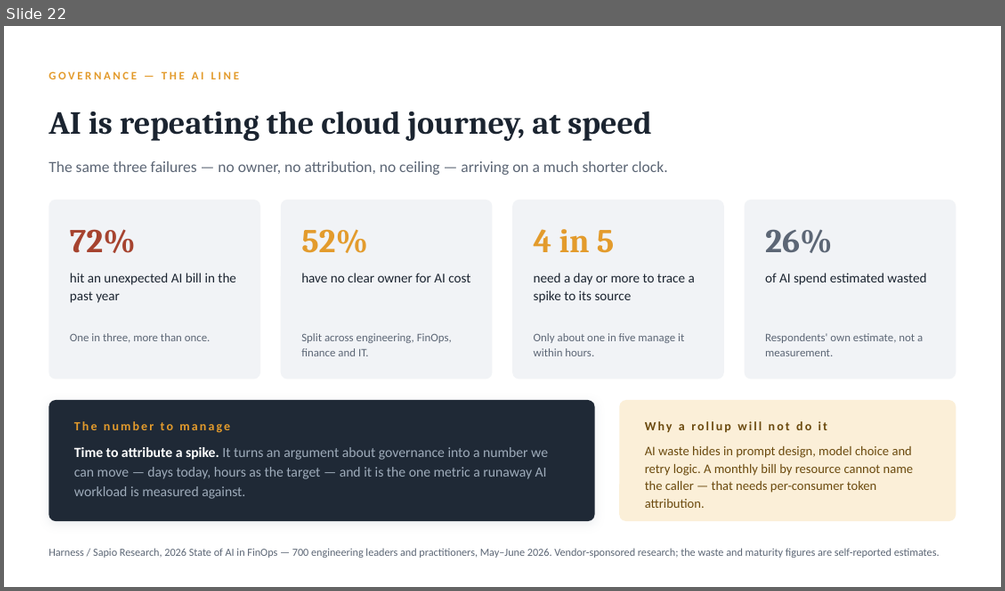
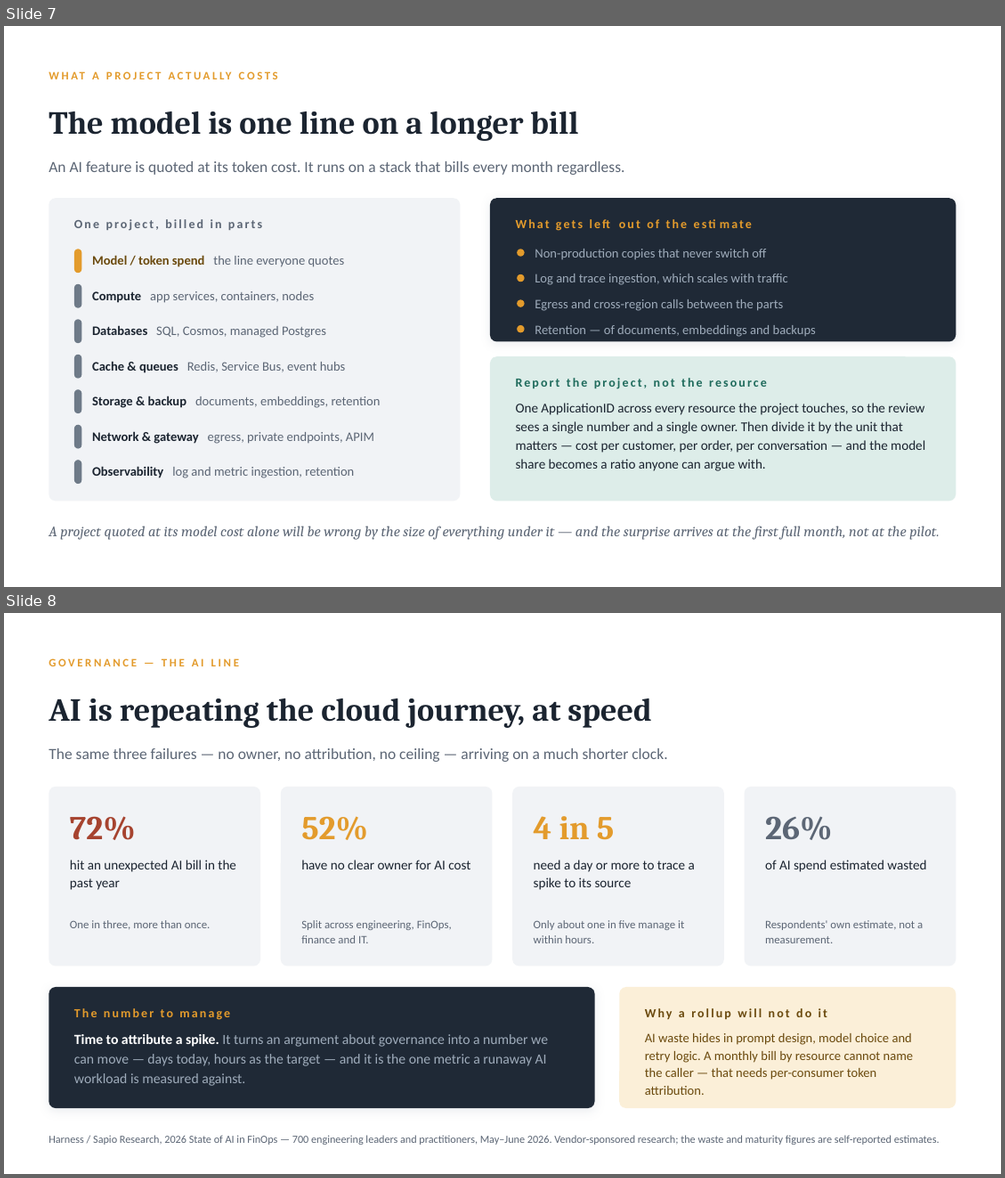
Before and after one commit to arielga5-code/Finops, a slide deck: presentations/finops-gaining-visibility-cfo.pptx. Shown one above the other, each under a label of ours: slide 22 before the commit, slides 7 and 8 after it. The pictures are 1005x591 and 1005x1178 pixels, drawn with LibreOffice and Linux fonts; fonts in the diff are those of the drawing. Boxes give left, top, right and bottom in pixels: in the first picture for what was removed or moved away, otherwise in the second. Text is boxed around its words. In the diff, an @@ line names an element or a change of style, - is before the commit and + after.

```diff
--- a/presentations/finops-gaining-visibility-cfo.pptx
+++ b/presentations/finops-gaining-visibility-cfo.pptx
@@ slide 7 added at (x1=4, y1=26, x2=1001, y2=587), background #FFFFFF @@
@@ text added at (x1=92, y1=71, x2=99, y2=79), 11 pt, text #E39B2C, bold @@
+WHAT A PROJECT ACTUALLY COSTS
@@ text added at (x1=48, y1=111, x2=578, y2=141), 31 pt, text #1B2430, bold @@
+The model is one line on a longer bill
@@ text added at (x1=48, y1=161, x2=625, y2=175), 15 pt, text #5C6675 @@
+An AI feature is quoted at its token cost. It runs on a stack that bills every month regardless.
@@ rounded rectangle added at (x1=48, y1=198, x2=461, y2=501), fill #F1F3F6 @@
@@ rounded rectangle added at (x1=490, y1=198, x2=956, y2=342), fill #1F2936 @@
@@ text added at (x1=516, y1=211, x2=927, y2=235), 12 pt, text #E39B2C, bold @@
+What gets left out of the estimate
@@ text added at (x1=74, y1=219, x2=262, y2=231), 12 pt, text #5C6675, bold @@
+One project, billed in parts
@@ rounded rectangle added at (x1=74, y1=248, x2=81, y2=273), fill #E39B2C @@
@@ text added at (x1=92, y1=255, x2=345, y2=267), 12.5 pt, text #5C6675 @@
+Model / token spend the line everyone quotes
@@ ellipse added at (x1=517, y1=248, x2=525, y2=257), fill #E39B2C @@
@@ text added at (x1=534, y1=248, x2=766, y2=259), 12.5 pt, text #9EABBA @@
+Non-production copies that never switch off
@@ rounded rectangle added at (x1=74, y1=284, x2=81, y2=308), fill #6E7A88 @@
@@ text added at (x1=92, y1=291, x2=314, y2=303), 12.5 pt, text #5C6675 @@
+Compute app services, containers, nodes
@@ ellipse added at (x1=517, y1=274, x2=525, y2=281), fill #E39B2C @@
@@ text added at (x1=534, y1=273, x2=787, y2=285), 12.5 pt, text #9EABBA @@
+Log and trace ingestion, which scales with traffic
@@ rounded rectangle added at (x1=74, y1=319, x2=81, y2=343), fill #6E7A88 @@
@@ ellipse added at (x1=517, y1=300, x2=525, y2=307), fill #E39B2C @@
@@ text added at (x1=534, y1=299, x2=783, y2=311), 12.5 pt, text #9EABBA @@
+Egress and cross-region calls between the parts
@@ text added at (x1=92, y1=325, x2=326, y2=338), 12.5 pt, text #5C6675 @@
+Databases SQL, Cosmos, managed Postgres
@@ ellipse added at (x1=517, y1=325, x2=525, y2=332), fill #E39B2C @@
@@ text added at (x1=534, y1=325, x2=816, y2=337), 12.5 pt, text #9EABBA @@
+Retention — of documents, embeddings and backups
@@ rounded rectangle added at (x1=74, y1=354, x2=81, y2=378), fill #6E7A88 @@
@@ text added at (x1=92, y1=361, x2=346, y2=373), 12.5 pt, text #5C6675 @@
+Cache & queues Redis, Service Bus, event hubs
@@ rounded rectangle added at (x1=490, y1=356, x2=956, y2=501), fill #DDEDE9 @@
@@ rounded rectangle added at (x1=74, y1=389, x2=81, y2=413), fill #6E7A88 @@
@@ text added at (x1=92, y1=395, x2=380, y2=408), 12.5 pt, text #5C6675 @@
+Storage & backup documents, embeddings, retention
@@ text added at (x1=516, y1=378, x2=767, y2=389), 12 pt, text #1F6B5C, bold @@
+Report the project, not the resource
@@ rounded rectangle added at (x1=74, y1=425, x2=81, y2=449), fill #6E7A88 @@
@@ text added at (x1=516, y1=402, x2=925, y2=471), 13 pt, text #1B2430 @@
+One ApplicationID across every resource the project touches, so the review sees a single number and a single owner. Then divide it by the unit that matters — cost per customer, per order, per conversation — and the model share becomes a ratio anyone can argue with.
@@ text added at (x1=92, y1=431, x2=374, y2=443), 12.5 pt, text #5C6675 @@
+Network & gateway egress, private endpoints, APIM
@@ rounded rectangle added at (x1=74, y1=459, x2=81, y2=483), fill #6E7A88 @@
@@ text added at (x1=92, y1=466, x2=354, y2=478), 12.5 pt, text #5C6675 @@
+Observability log and metric ingestion, retention
@@ text added at (x1=48, y1=525, x2=938, y2=540), 14 pt, text #5C6675, italic @@
+A project quoted at its model cost alone will be wrong by the size of everything under it — and the surprise arrives at the first full month, not at the pilot.
@@ what was slide 22 is now slide 8 @@
```
Also in this commit, not shown: 1 slide changed, 5 other slides added, 18 slides removed, 9 other files.
